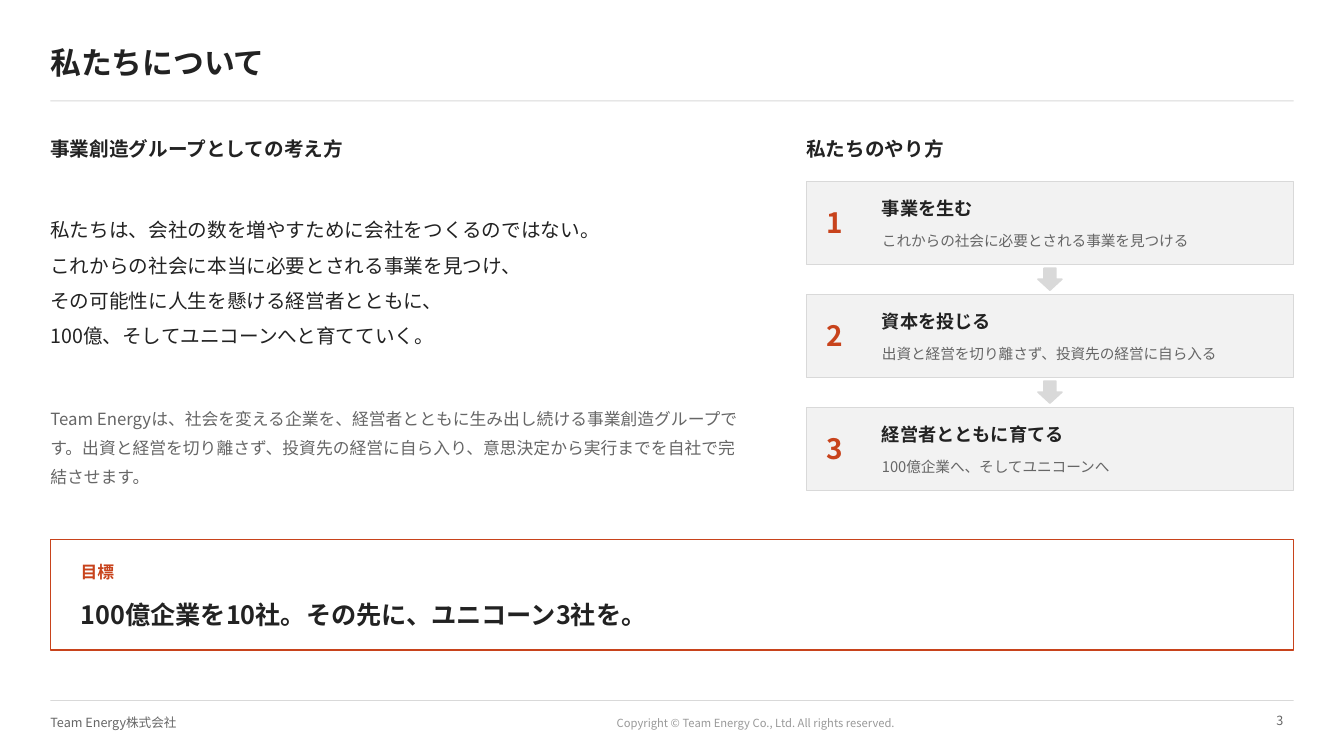
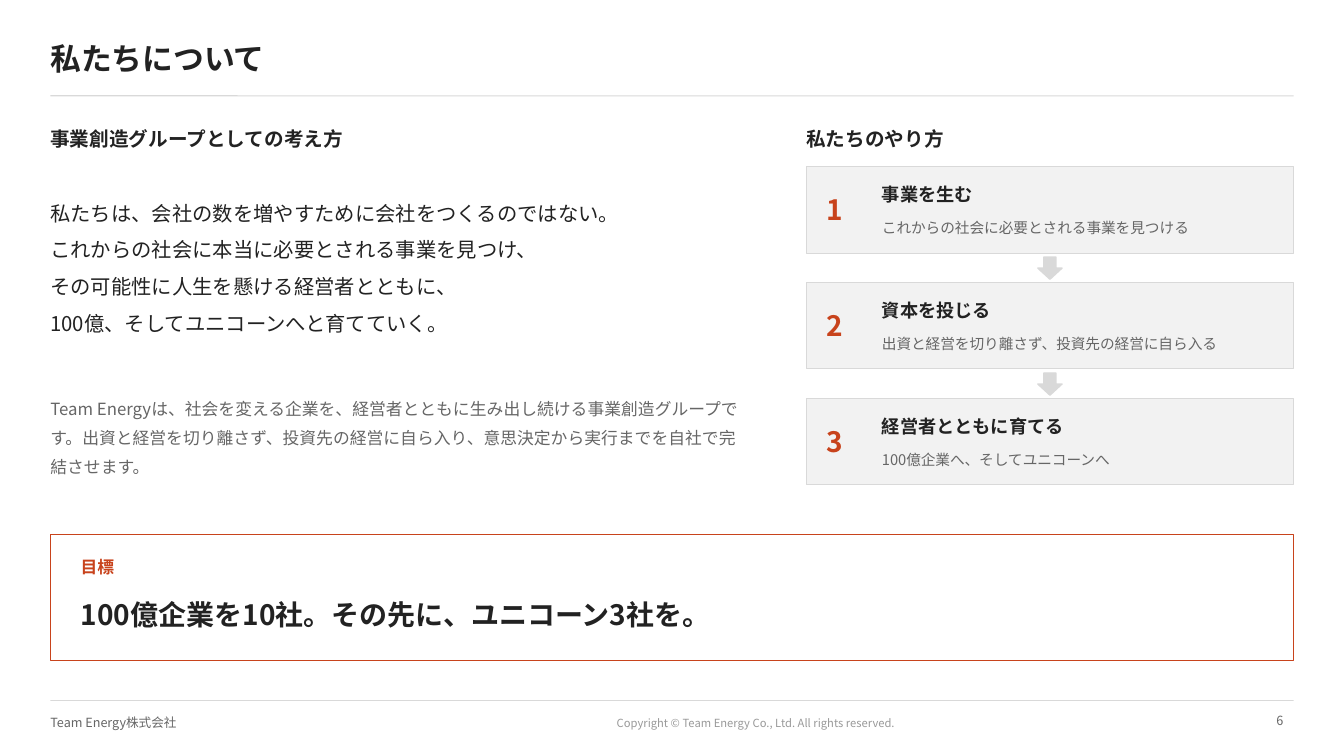
Before and after one commit to ttomoi-afk/desktop-tutorial, a slide deck: slide 6 of teamenergy/docs/TeamEnergy_会社紹介資料.pptx (slide 3 before the commit). Drawn at 1344x756 pixels with LibreOffice and Linux fonts; fonts in the diff are those of the drawing; background and template pictures are left out. Boxes give left, top, right and bottom in pixels: in the first picture for what was removed or moved away, otherwise in the second. Text is boxed around its words. In the diff, an @@ line names an element or a change of style, - is before the commit and + after.

```diff
--- a/teamenergy/docs/TeamEnergy_会社紹介資料.pptx
+++ b/teamenergy/docs/TeamEnergy_会社紹介資料.pptx
@@ title "私たちについて": place and size @@
-title "私たちについて" at bbox=[50, 48, 264, 77]
+title "私たちについて" at bbox=[50, 44, 264, 73]
@@ 3 texts, 1 line: place and size @@
-3 texts, 1 line at bbox=[50, 101, 1294, 580]
+3 texts, 1 line at bbox=[50, 96, 1294, 575]
@@ 4 texts: place and size @@
-4 texts at bbox=[50, 199, 1189, 345]
+4 texts at bbox=[50, 185, 1189, 333]
@@ text "私たちは、会社の数を増やすために会社をつくるのではない。" at bbox=[50, 204, 619, 333]: size 14 to 14.5 pt @@
@@ rectangle: place and size @@
-rectangle at bbox=[807, 181, 1294, 264]
+rectangle at bbox=[807, 166, 1294, 253]
@@ 6 texts, 2 down arrows: place and size @@
-6 texts, 2 down arrows at bbox=[50, 139, 1217, 443]
+6 texts, 2 down arrows at bbox=[50, 129, 1217, 435]
@@ rectangle: place and size @@
-rectangle at bbox=[807, 294, 1294, 377]
+rectangle at bbox=[807, 282, 1294, 369]
@@ text "Team Energyは、社会を変える企業を、経営者とともに生み出し続ける事業創造グループです。出資と経営を切り離さず、 ...": place and size @@
-text "Team Energyは、社会を変える企業を、経営者とともに生み出し続ける事業創造グループです。出資と経営を切り離さず、 ..." at bbox=[50, 411, 737, 485]
+text "Team Energyは、社会を変える企業を、経営者とともに生み出し続ける事業創造グループです。出資と経営を切り離さず、 ..." at bbox=[50, 401, 738, 475]
@@ rectangle: place and size @@
-rectangle at bbox=[807, 407, 1294, 490]
+rectangle at bbox=[807, 398, 1294, 485]
@@ rectangle: place and size @@
-rectangle at bbox=[50, 539, 1294, 650]
+rectangle at bbox=[50, 534, 1294, 660]
@@ text "100億企業を10社。その先に、ユニコーン3社を。" at bbox=[81, 601, 711, 628]: size 18 to 20 pt @@
@@ page number at bbox=[1276, 715, 1283, 725]: text changed @@
-3
+6
```
Also in this commit, not shown: 11 other slides changed, 3 other files.
